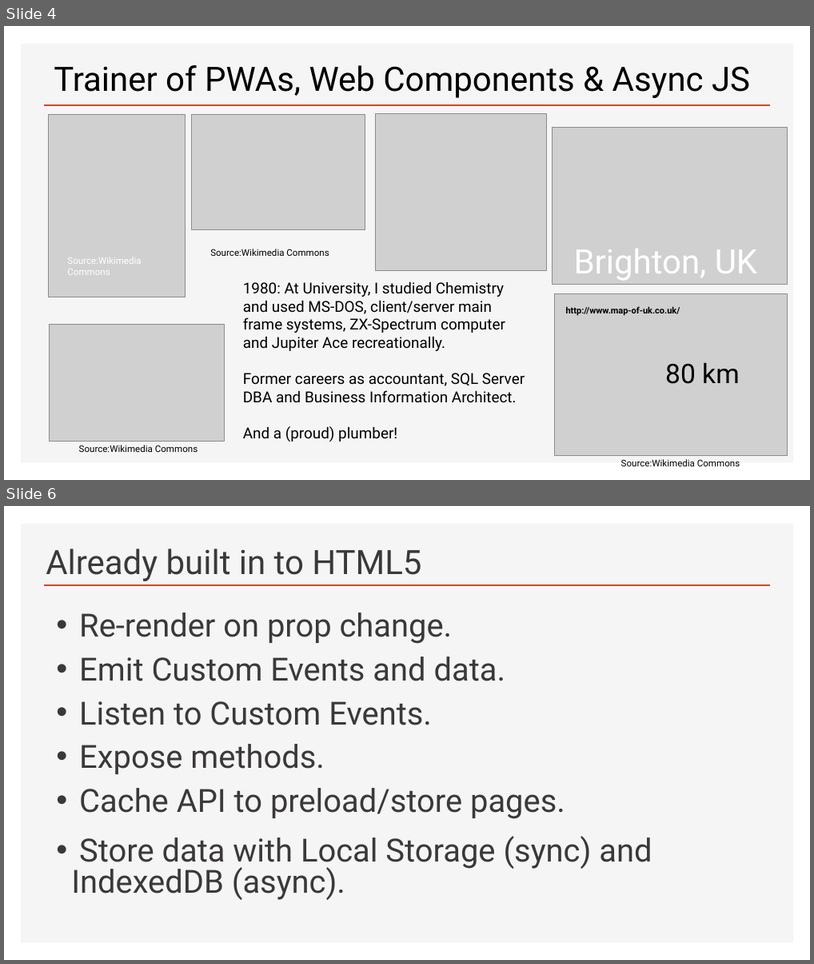
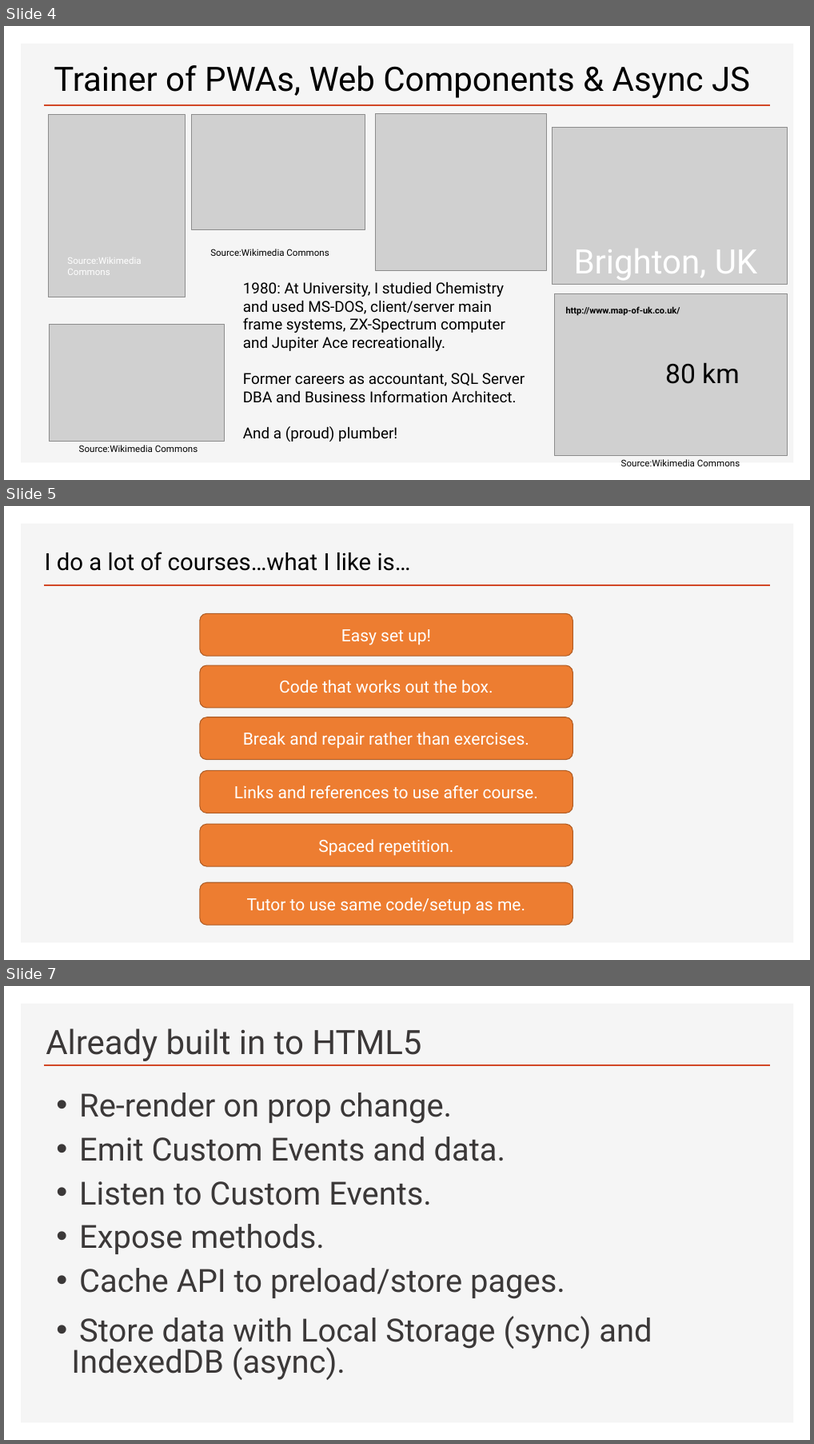
Before and after one commit to Python-Test-Engineer/web-components-v1, a slide deck: SLIDES/talk.pptx. Shown one above the other, each under a label of ours: slides 4 and 6 before the commit, slides 4, 5 and 7 after it; the slides between them are not shown. The pictures are 814x964 and 814x1444 pixels, drawn with LibreOffice and Linux fonts; fonts in the diff are those of the drawing; grey boxes stand for pictures. Boxes give left, top, right and bottom in pixels: in the first picture for what was removed or moved away, otherwise in the second. Text is boxed around its words. In the diff, an @@ line names an element or a change of style, - is before the commit and + after.

```diff
--- a/SLIDES/talk.pptx
+++ b/SLIDES/talk.pptx
@@ slide 5 added at (4,506,810,960), background #FFFFFF; not listed: 2 template elements that a slide beside it also shows @@
@@ title added at (45,552,411,571), 28 pt, text #000000 @@
+I do a lot of courses…what I like is…
@@ rounded rectangle added at (200,614,574,656), fill #ED7D31, outline #AF5C24 1 pt, 20 pt, text #FFFFFF @@
+Easy set up!
@@ rounded rectangle added at (200,665,574,708), fill #ED7D31, outline #AF5C24 1 pt, 20 pt, text #FFFFFF @@
+Code that works out the box.
@@ rounded rectangle added at (200,717,574,760), fill #ED7D31, outline #AF5C24 1 pt, 20 pt, text #FFFFFF @@
+Break and repair rather than exercises.
@@ rounded rectangle added at (200,770,574,812), fill #ED7D31, outline #AF5C24 1 pt, 20 pt, text #FFFFFF @@
+Links and references to use after course.
@@ rounded rectangle added at (200,824,574,866), fill #ED7D31, outline #AF5C24 1 pt, 20 pt, text #FFFFFF @@
+Spaced repetition.
@@ rounded rectangle added at (200,882,574,924), fill #ED7D31, outline #AF5C24 1 pt, 20 pt, text #FFFFFF @@
+Tutor to use same code/setup as me.
@@ what was slide 6 is now slide 7 @@
```
Also in this commit, not shown: 1 slide changed.
